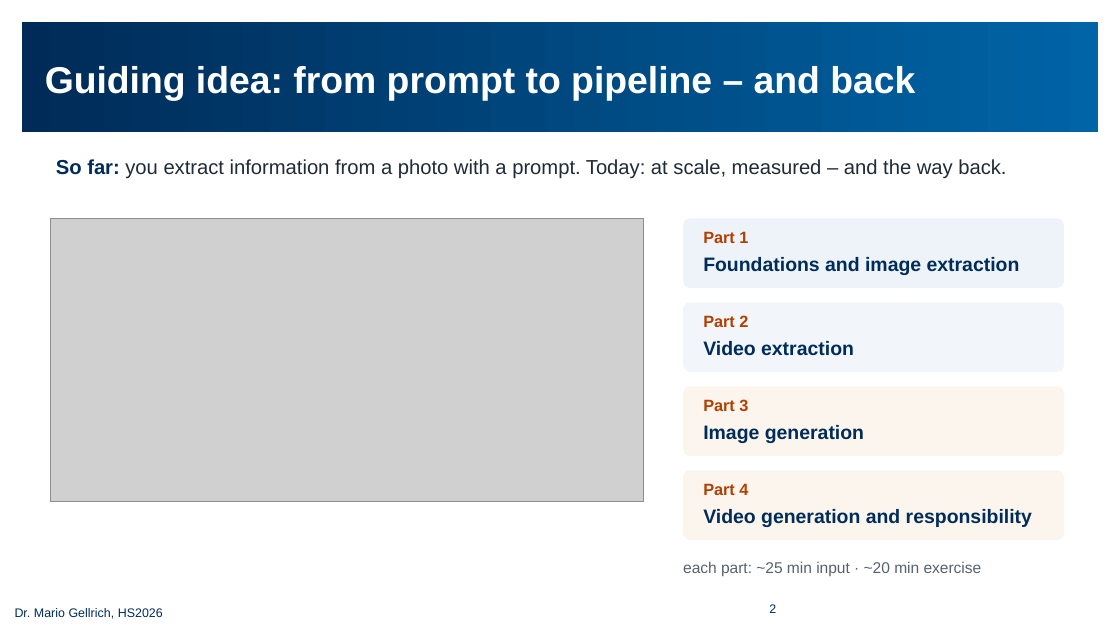
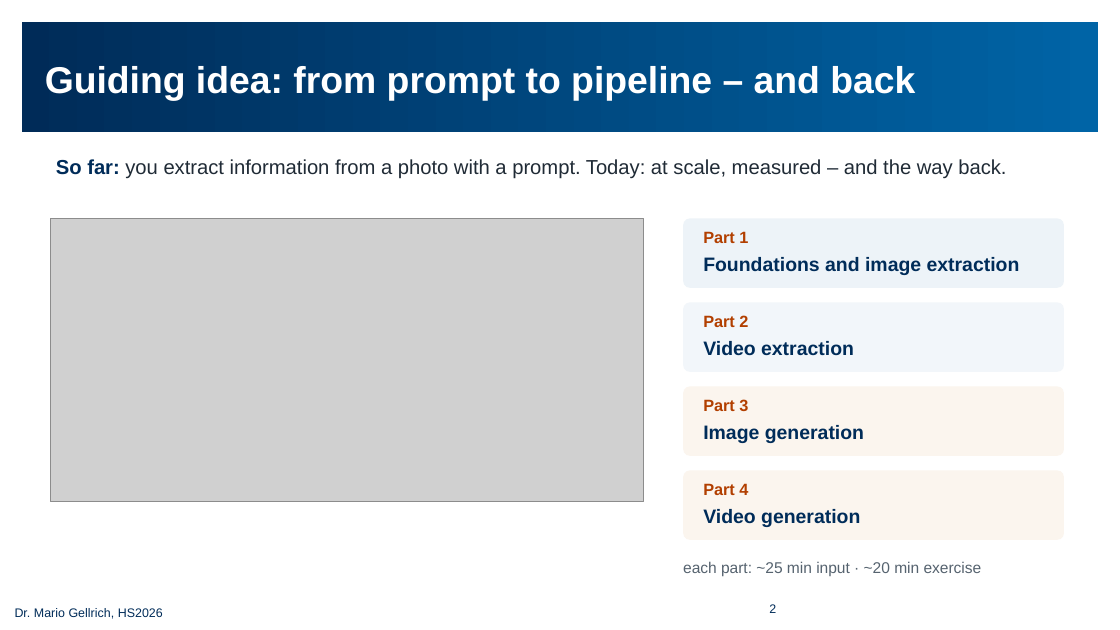
Before and after one commit to mario-gellrich-zhaw/multimodal_extraction_generation, a slide deck: slide 2 of slides/Slides_MSC_Data_Science_Week_13_EN_barrierefrei.pptx. Drawn at 1120x630 pixels with LibreOffice and Linux fonts; fonts in the diff are those of the drawing; grey boxes stand for pictures; background and template pictures are left out. Boxes give left, top, right and bottom in pixels: in the first picture for what was removed or moved away, otherwise in the second. Text is boxed around its words. In the diff, an @@ line names an element or a change of style, - is before the commit and + after.

```diff
--- a/slides/Slides_MSC_Data_Science_Week_13_EN_barrierefrei.pptx
+++ b/slides/Slides_MSC_Data_Science_Week_13_EN_barrierefrei.pptx
@@ text at [703,509,860,527]: text changed @@
-Video generation and responsibility
+Video generation
```
Also in this commit, not shown: 56 other slides changed, 1 slide added, 11 other files.
